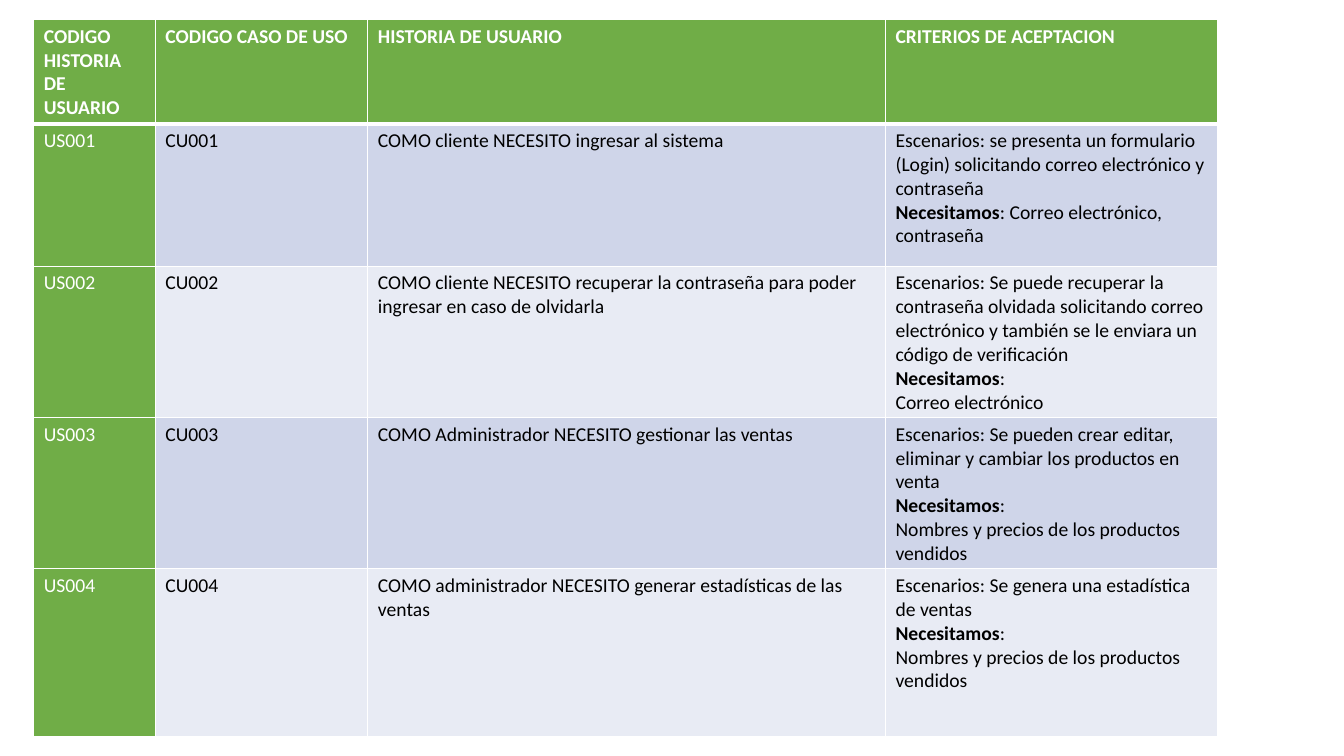
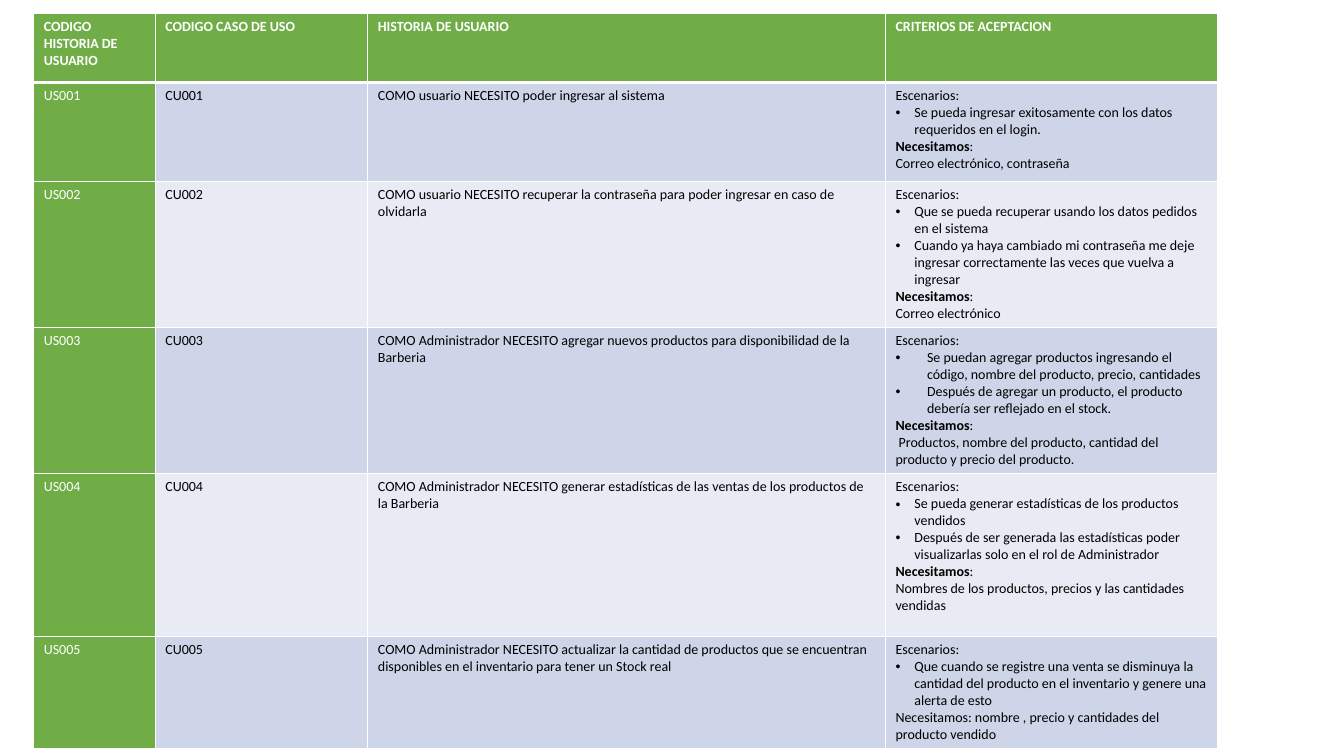
Before and after one commit to luiscarlosmedina/Master-Barber, a slide deck: slide 23 of Entregables Proyecto B.pptx. Drawn at 1344x756 pixels with LibreOffice and Linux fonts; fonts in the diff are those of the drawing; background and template pictures are left out. Boxes give left, top, right and bottom in pixels: in the first picture for what was removed or moved away, otherwise in the second. Text is boxed around its words. In the diff, an @@ line names an element or a change of style, - is before the commit and + after.

Commit message:
HU
ACTUAL

```diff
--- a/Entregables Proyecto B.pptx
+++ b/Entregables Proyecto B.pptx
@@ table at box(33, 13, 1219, 745) @@
-row 2: US001 | CU001 | COMO cliente NECESITO ingresar al sistema | Escenarios: se presenta un formulario (Login) solicitando correo electrónico y contraseña / Necesitamos: Correo electrónico, contraseña
-row 3: US002 | CU002 | COMO cliente NECESITO recuperar la contraseña para poder ingresar en caso de olvidarla | Escenarios: Se puede recuperar la contraseña olvidada solicitando correo electrónico y también se le enviara un código de verificación / Necesitamos: / Correo electrónico
-row 4: US003 | CU003 | COMO Administrador NECESITO gestionar las ventas | Escenarios: Se pueden crear editar, eliminar y cambiar los productos en venta / Necesitamos: / Nombres y precios de los productos vendidos
-row 5: US004 | CU004 | COMO administrador NECESITO generar estadísticas de las ventas | Escenarios: Se genera una estadística de ventas / Necesitamos: / Nombres y precios de los productos vendidos
+row 2: US001 | CU001 | COMO usuario NECESITO poder ingresar al sistema | Escenarios: / Se pueda ingresar exitosamente con los datos requeridos en el login. / Necesitamos: / Correo electrónico, contraseña
+row 3: US002 | CU002 | COMO usuario NECESITO recuperar la contraseña para poder ingresar en caso de olvidarla | Escenarios: / Que se pueda recuperar usando los datos pedidos en el sistema / Cuando ya haya cambiado mi contraseña me deje ingresar correctamente las veces que vuelva a ingresar / Necesitamos: / Correo electrónico
+row 4: US003 | CU003 | COMO Administrador NECESITO agregar nuevos productos para disponibilidad de la Barberia | Escenarios: / Se puedan agregar productos ingresando el código, nombre del producto, precio, cantidades / Después de agregar un producto, el producto debería ser reflejado en el stock. / Necesitamos: / Productos, nombre del producto, cantidad del producto y precio del producto.
+row 5: US004 | CU004 | COMO Administrador NECESITO generar estadísticas de las ventas de los productos de la Barberia | Escenarios: / Se pueda generar estadísticas de los productos vendidos / Después de ser generada las estadísticas poder visualizarlas solo en el rol de Administrador / Necesitamos: / Nombres de los productos, precios y las cantidades vendidas
+row 6: US005 | CU005 | COMO Administrador NECESITO actualizar la cantidad de productos que se encuentran disponibles en el inventario para tener un Stock real | Escenarios: / Que cuando se registre una venta se disminuya la cantidad del producto en el inventario y genere una alerta de esto / Necesitamos: nombre , precio y cantidades del producto vendido
@@ table: place and size @@
-table at box(33, 19, 1219, 736)
+table at box(33, 13, 1219, 745)
@@ text removed at box(131, 91, 856, 165) @@
-HISTORIAS DE USUARIO
```
Also in this commit, not shown: 1 other slide changed, 1 other file.
